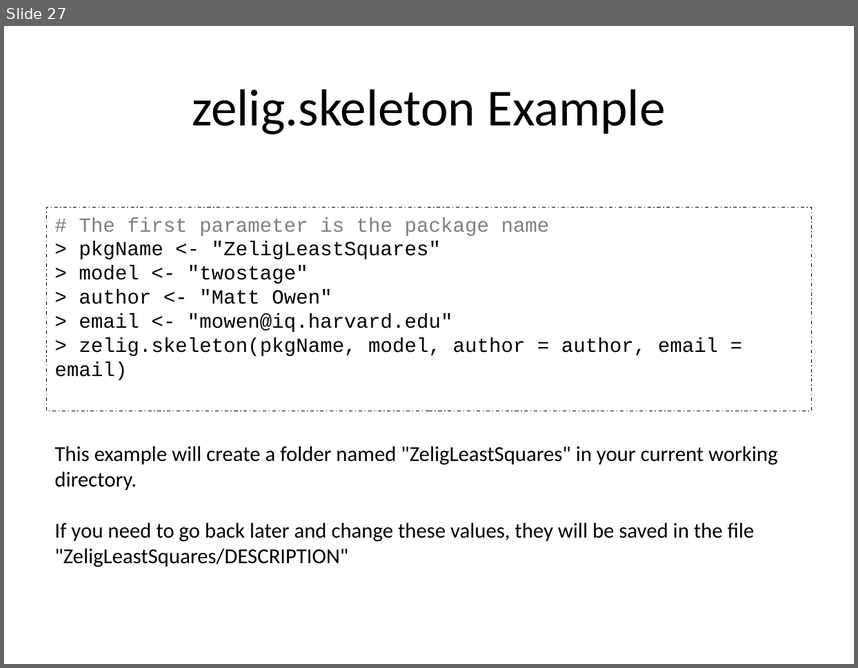
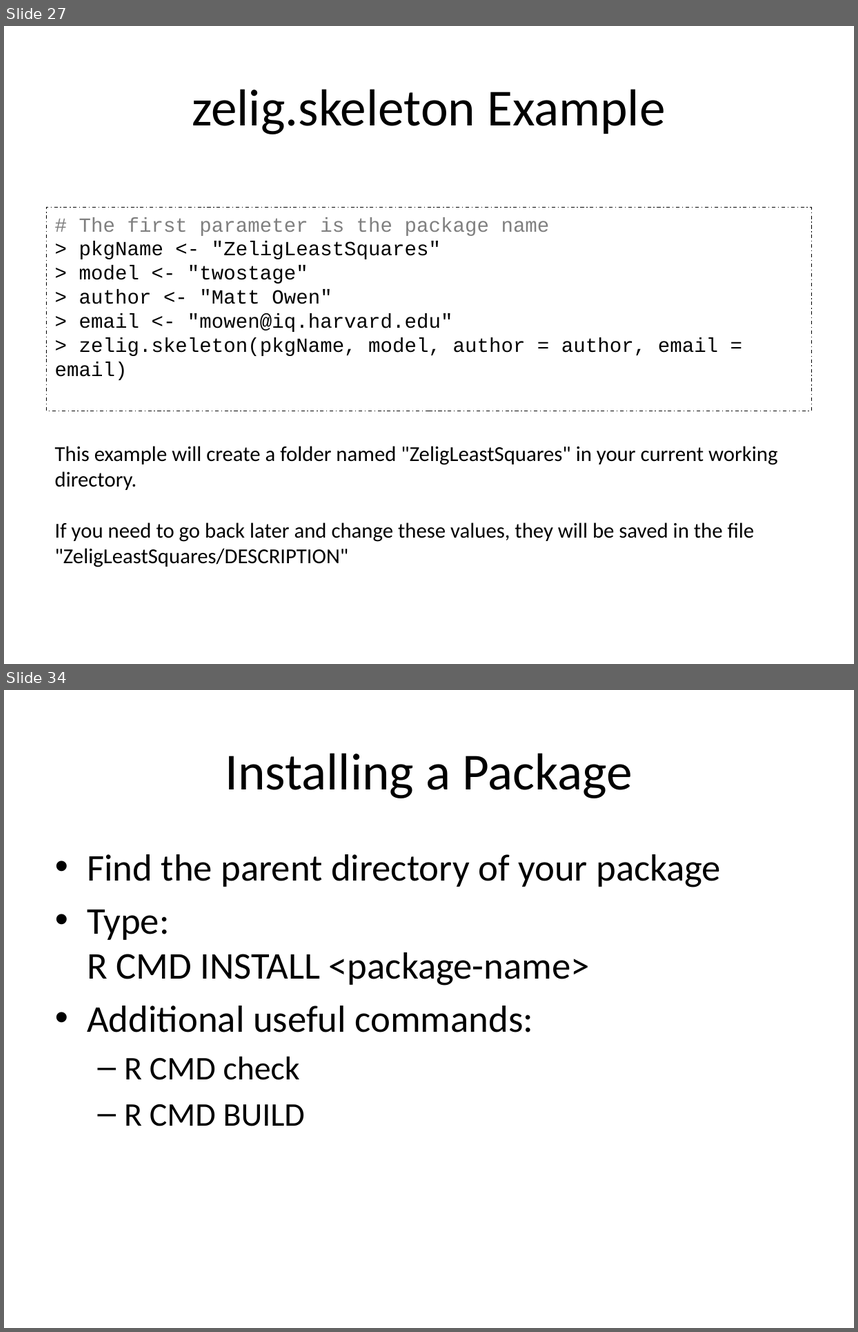
Before and after one commit to IQSS/Zelig4-Documentation, a slide deck: January-Class/Zelig4_zelig2.pptx. Shown one above the other, each under a label of ours: slide 27 before the commit, slides 27 and 34 after it; the slides between them are not shown. The pictures are 858x668 and 858x1332 pixels, drawn with LibreOffice and Linux fonts; fonts in the diff are those of the drawing. Boxes give left, top, right and bottom in pixels: in the first picture for what was removed or moved away, otherwise in the second. Text is boxed around its words. In the diff, an @@ line names an element or a change of style, - is before the commit and + after.

```diff
--- a/January-Class/Zelig4_zelig2.pptx
+++ b/January-Class/Zelig4_zelig2.pptx
@@ slide 34 added at [4,690,854,1328], background #FFFFFF @@
@@ title added at [225,753,632,798], 44 pt, text #000000 @@
+Installing a Package
@@ text added at [87,854,721,1126], 32 pt, text #000000 @@
+• Find the parent directory of your package
+• Type:
+  R CMD INSTALL <package-name>
+• Additional useful commands:
+  – R CMD check
+  – R CMD BUILD
```
Also in this commit, not shown: 7 other slides added.
